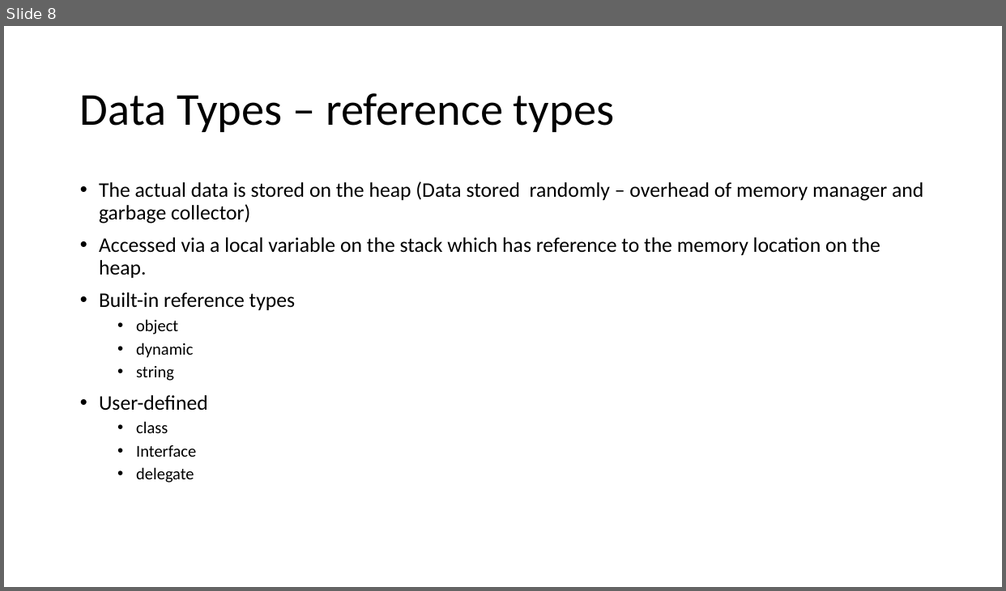
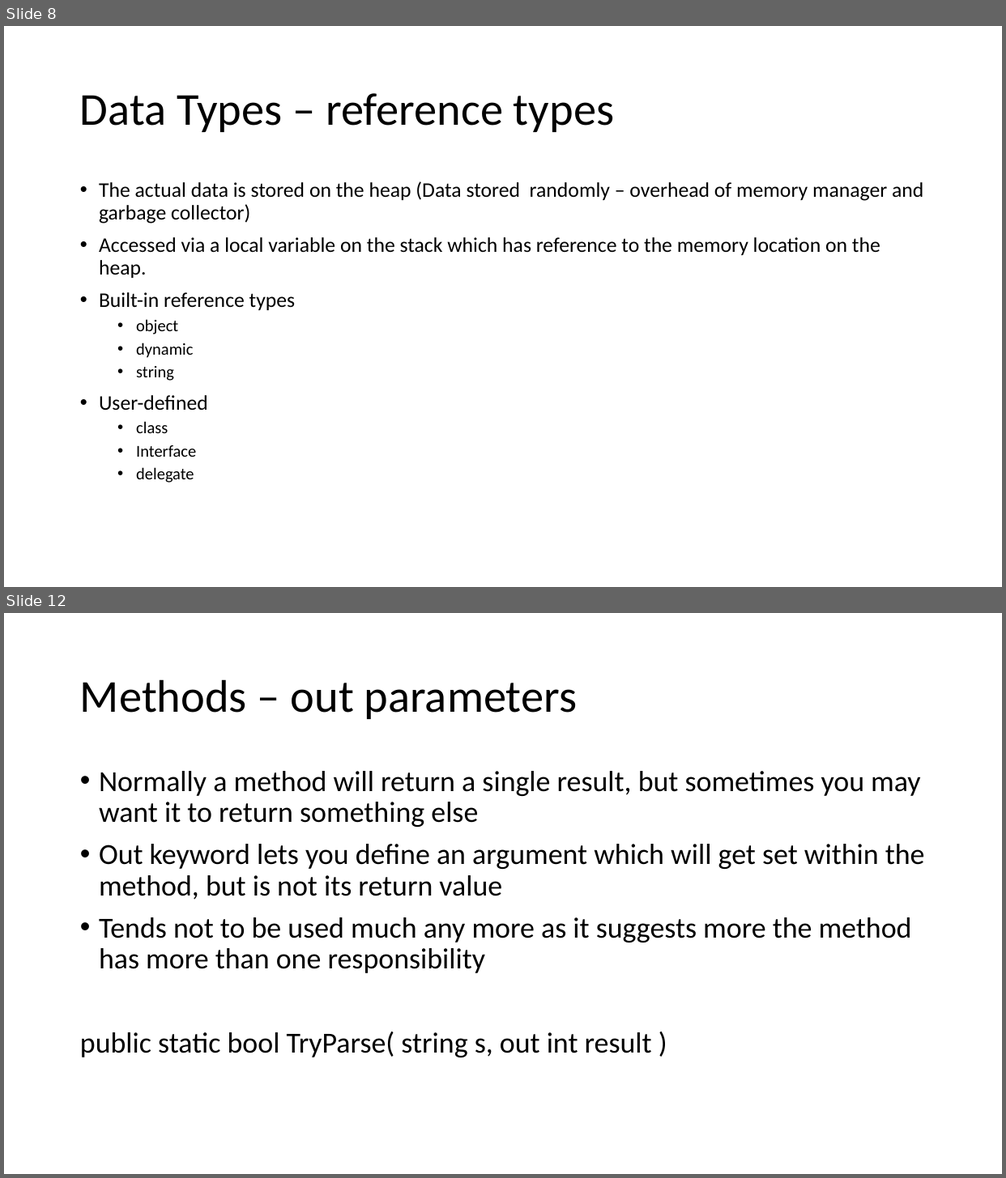
Before and after one commit to gavinhickford/Projects, a slide deck: Mentoring/Mentoring.pptx. Shown one above the other, each under a label of ours: slide 8 before the commit, slides 8 and 12 after it; the slides between them are not shown. The pictures are 1006x591 and 1006x1178 pixels, drawn with LibreOffice and Linux fonts; fonts in the diff are those of the drawing. Boxes give left, top, right and bottom in pixels: in the first picture for what was removed or moved away, otherwise in the second. Text is boxed around its words. In the diff, an @@ line names an element or a change of style, - is before the commit and + after.

```diff
--- a/Mentoring/Mentoring.pptx
+++ b/Mentoring/Mentoring.pptx
@@ slide 12 added at [4, 613, 1002, 1174], background #FFFFFF @@
@@ title added at [80, 679, 577, 719], 44 pt, text #000000 @@
+Methods – out parameters
@@ text added at [80, 771, 925, 1058], 28 pt, text #000000 @@
+• Normally a method will return a single result, but sometimes you may want it to return something else
+• Out keyword lets you define an argument which will get set within the method, but is not its return value
+• Tends not to be used much any more as it suggests more the method has more than one responsibility
+public static bool TryParse( string s, out int result )
```
Also in this commit, not shown: 1 slide changed, 4 other slides added.
